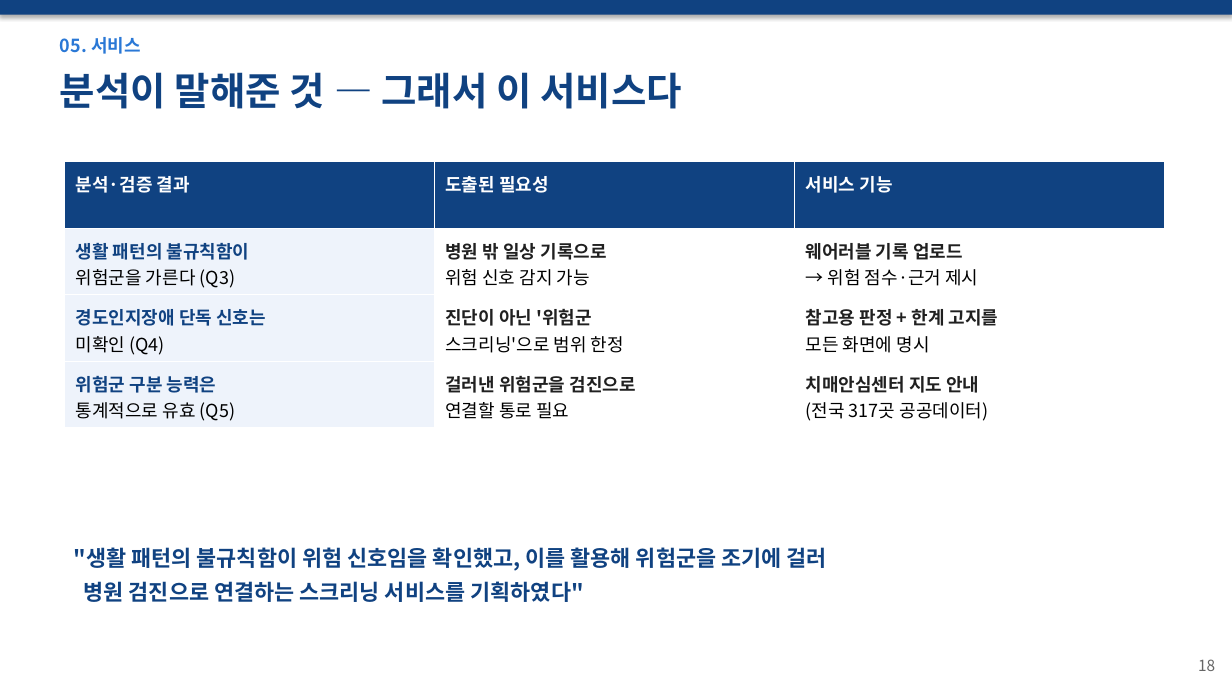
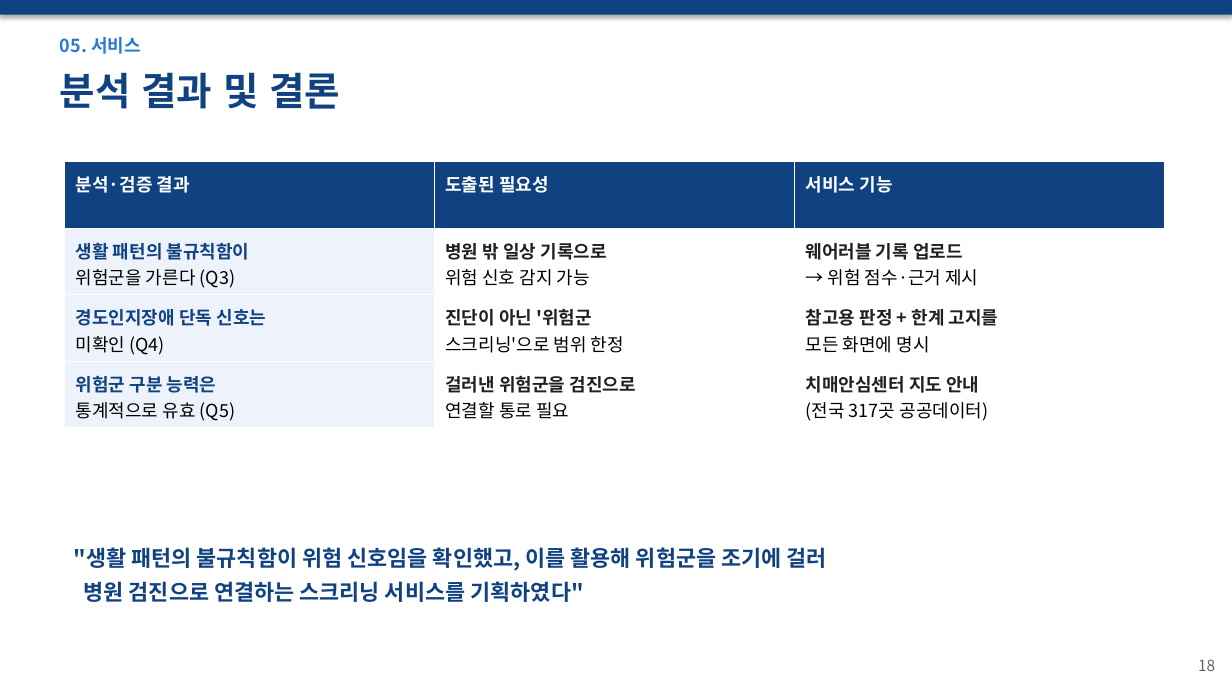
Before and after one commit to wpalswpa/dementia-screening, a slide deck: slide 18 of 발표자료_최종본_v6.pptx. Drawn at 1232x693 pixels with LibreOffice and Linux fonts; fonts in the diff are those of the drawing. Boxes give left, top, right and bottom in pixels: in the first picture for what was removed or moved away, otherwise in the second. Text is boxed around its words. In the diff, an @@ line names an element or a change of style, - is before the commit and + after.

Commit message:
발표자료: 11 전처리(문제-처리-이유), 14 Q2(비교 차트+선정이유 빌드업), 16 Q4(의심-검증-결과-조치) 재구성 + 폰트 재적용

```diff
--- a/발표자료_최종본_v6.pptx
+++ b/발표자료_최종본_v6.pptx
@@ text at (60, 72, 340, 109): text changed @@
-분석이 말해준 것 — 그래서 이 서비스다
+분석 결과 및 결론
```
Also in this commit, not shown: 11 other slides changed, 1 other file.
